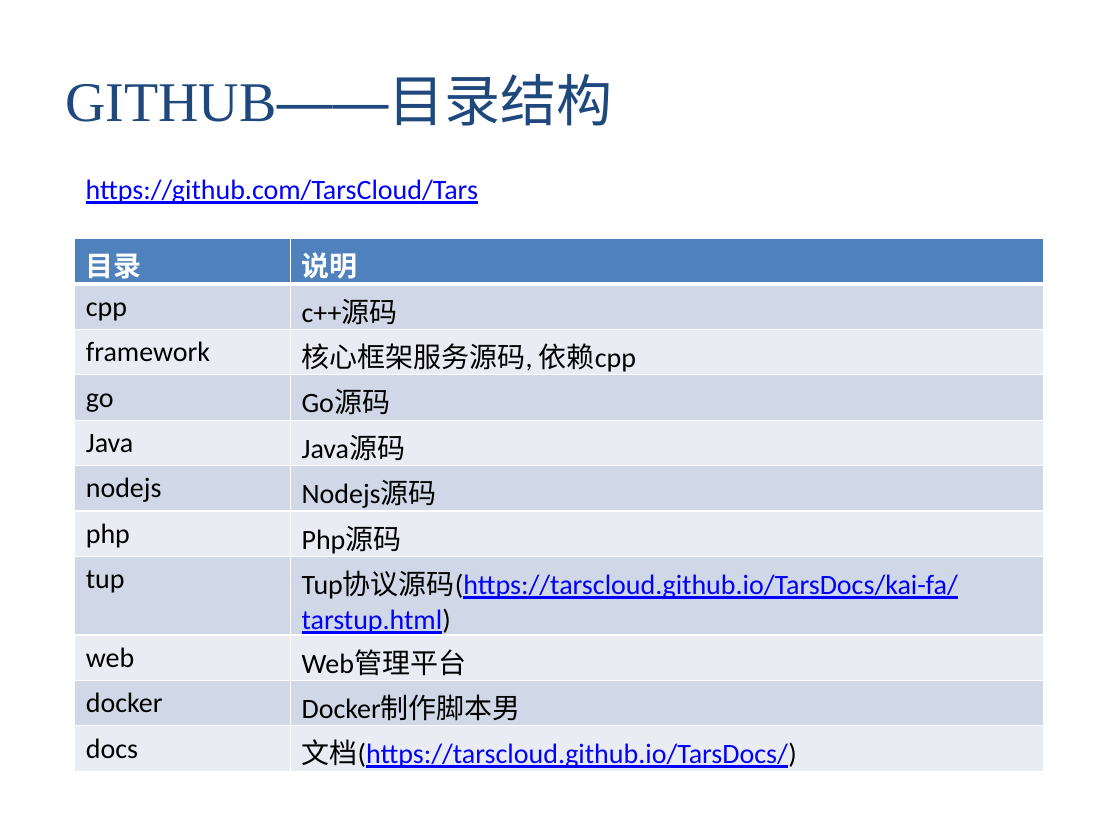
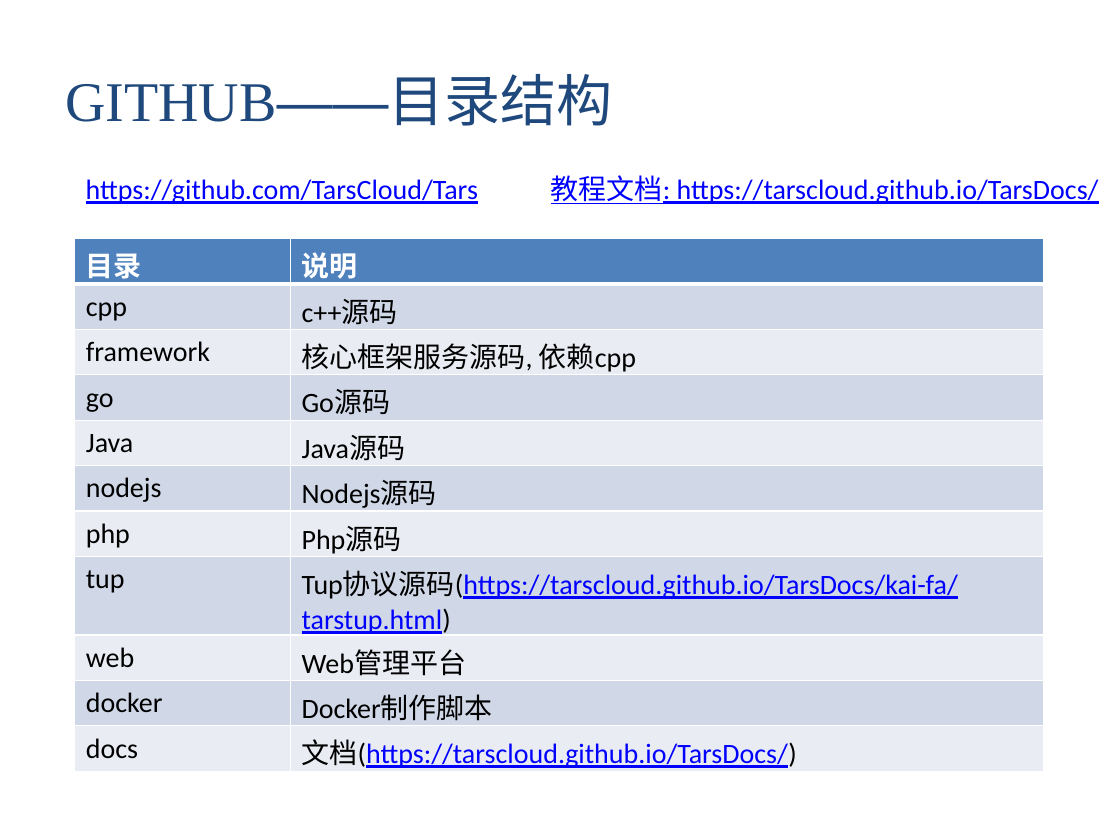
Before and after one commit to TarsCloud/TarsDocs, a slide deck: slide 21 of ppt/TARS.pptx (slide 20 before the commit). Drawn at 1120x840 pixels with LibreOffice and Linux fonts; fonts in the diff are those of the drawing. Boxes give left, top, right and bottom in pixels: in the first picture for what was removed or moved away, otherwise in the second. Text is boxed around its words. In the diff, an @@ line names an element or a change of style, - is before the commit and + after.

Commit message:
update ppt

```diff
--- a/ppt/TARS.pptx
+++ b/ppt/TARS.pptx
@@ text added at (x1=551, y1=175, x2=1099, y2=204), 18 pt, text #0000FF, underline @@
+教程文档: https://tarscloud.github.io/TarsDocs/
@@ table at (x1=75, y1=239, x2=1045, y2=772) @@
-row 10, column 2: Docker制作脚本男
+row 10, column 2: Docker制作脚本
```
Also in this commit, not shown: 3 other slides changed, 2 slides added.
